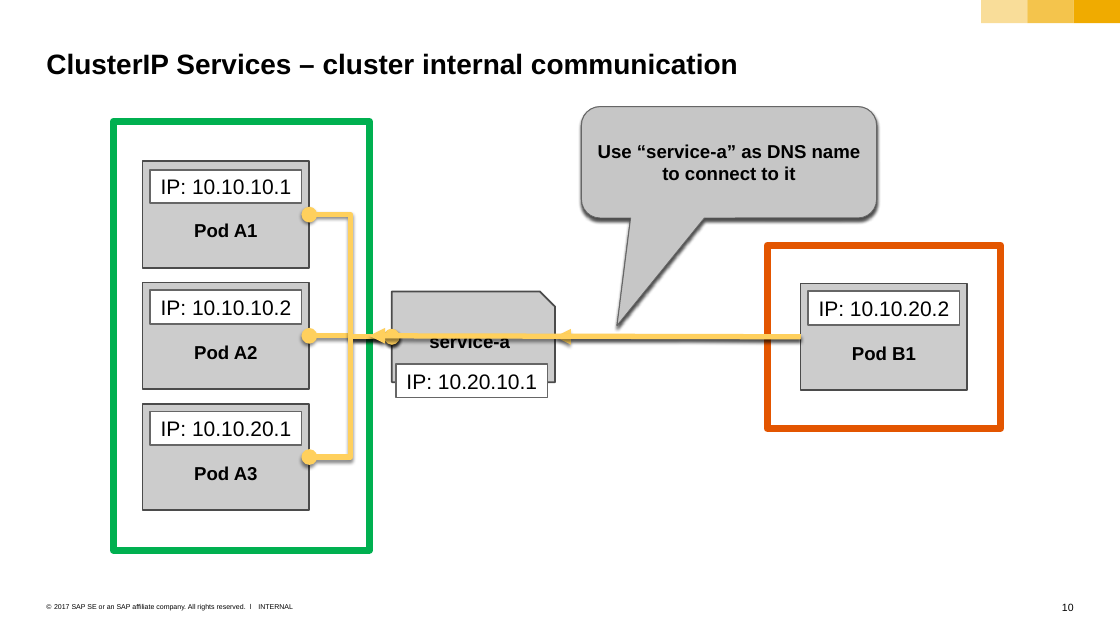
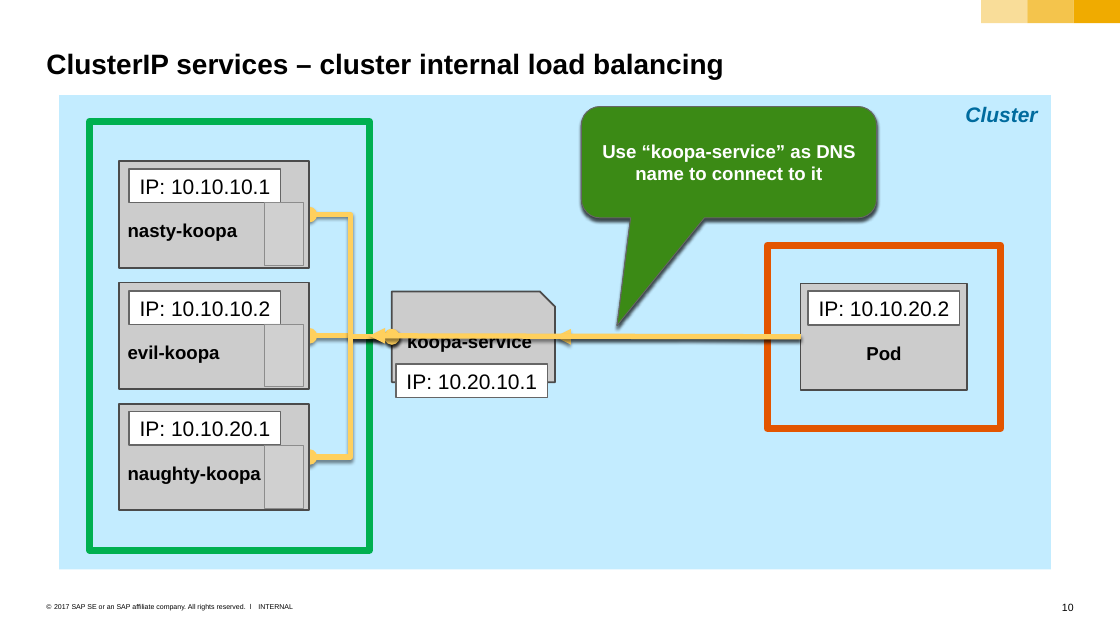
Before and after one commit to cuijiyao01/docker-k8s-training, a slide deck: slide 10 of kubernetes/04_networking_services.pptx. Drawn at 1120x630 pixels with LibreOffice and Linux fonts; fonts in the diff are those of the drawing; grey boxes stand for pictures. Boxes give left, top, right and bottom in pixels: in the first picture for what was removed or moved away, otherwise in the second. Text is boxed around its words. In the diff, an @@ line names an element or a change of style, - is before the commit and + after.

Commit message:
More Koopa (and better colors).

```diff
--- a/kubernetes/04_networking_services.pptx
+++ b/kubernetes/04_networking_services.pptx
@@ title at bbox=[46, 53, 724, 79]: text changed @@
-ClusterIP Services – cluster internal communication
+ClusterIP services – cluster internal load balancing
@@ rectangle added at bbox=[60, 95, 1051, 569], fill #C3ECFF, 18 pt, text #006B9E, bold, italic @@
+Cluster
@@ rounded speech box "Connect to 10.10.10.1/2/3 ?" at bbox=[581, 107, 876, 218]: fill #C6C6C6 to #E35500 @@
@@ rounded speech box "Use “koopa-service” as DNS name ..." at bbox=[581, 107, 876, 218]: fill #C6C6C6 to #3B8A15 @@
@@ rectangle: place and size @@
-rectangle at bbox=[113, 122, 369, 550]
+rectangle at bbox=[90, 122, 369, 550]
@@ text in rounded speech box at bbox=[602, 144, 855, 180]: text changed; text colour #000000 to #FFFFFF @@
-Use “service-a” as DNS name to connect to it
+Use “koopa-service” as DNS name to connect to it
@@ rectangle "nasty-koopa": place and size @@
-rectangle "nasty-koopa" at bbox=[143, 161, 310, 268]
+rectangle "nasty-koopa" at bbox=[119, 161, 309, 268]
@@ 3 rectangles: place and size @@
-3 rectangles at bbox=[150, 170, 301, 445]
+3 rectangles at bbox=[129, 169, 280, 445]
@@ picture added at bbox=[264, 202, 304, 265] @@
@@ text in rectangle at bbox=[128, 223, 238, 241]: text changed @@
-Pod A1
+nasty-koopa
@@ rectangle "evil-koopa": place and size @@
-rectangle "evil-koopa" at bbox=[143, 282, 310, 389]
+rectangle "evil-koopa" at bbox=[119, 282, 309, 389]
@@ picture added at bbox=[264, 324, 304, 387] @@
@@ text in rectangle at bbox=[128, 345, 220, 363]: text changed @@
-Pod A2
+evil-koopa
@@ text in snip rect at bbox=[407, 333, 532, 352]: text changed @@
-service-a
+koopa-service
@@ text in rectangle at bbox=[866, 346, 901, 360]: text changed @@
-Pod B1
+Pod
@@ rectangle "naughty-koopa": place and size @@
-rectangle "naughty-koopa" at bbox=[143, 404, 310, 510]
+rectangle "naughty-koopa" at bbox=[119, 404, 309, 510]
@@ picture added at bbox=[264, 445, 304, 508] @@
@@ text in rectangle at bbox=[128, 466, 261, 484]: text changed @@
-Pod A3
+naughty-koopa
```
Also in this commit, not shown: 5 other slides changed, 2 slides added, 2 slides removed, 2 other files.
